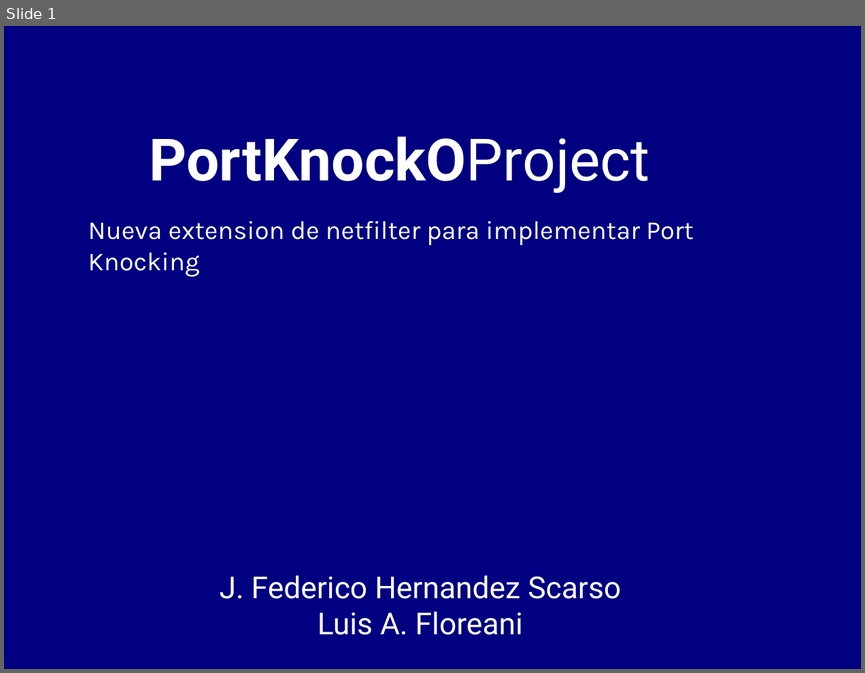
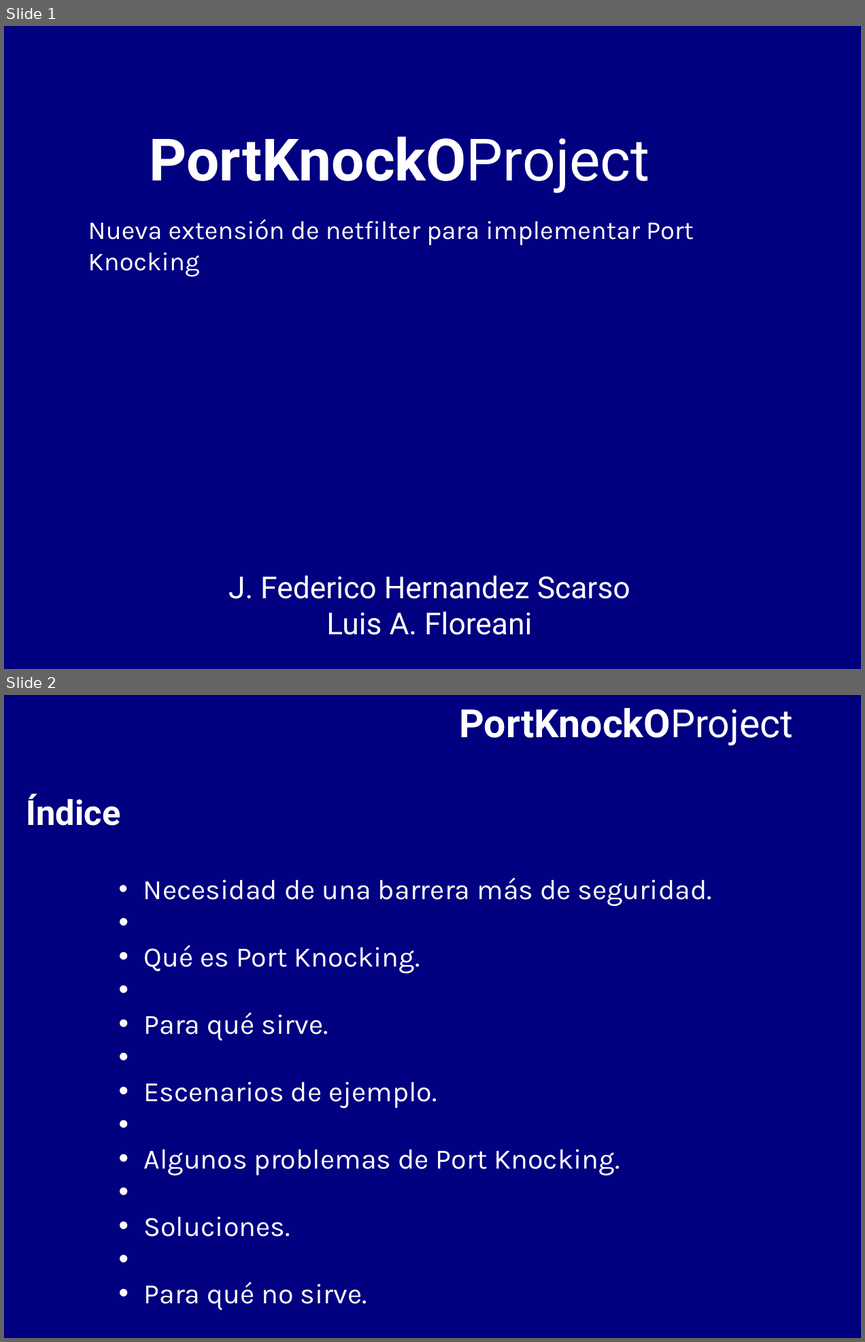
Before and after one commit to BackupTheBerlios/portknocko-svn, a slide deck: trunk/jornadas/jornadas.odp. Shown one above the other, each under a label of ours: slide 1 before the commit, slides 1 and 2 after it. The pictures are 865x673 and 865x1342 pixels, drawn with LibreOffice and Linux fonts; fonts in the diff are those of the drawing. Boxes give left, top, right and bottom in pixels: in the first picture for what was removed or moved away, otherwise in the second. Text is boxed around its words. In the diff, an @@ line names an element or a change of style, - is before the commit and + after.

```diff
--- a/trunk/jornadas/jornadas.odp
+++ b/trunk/jornadas/jornadas.odp
@@ slide 2 added at [4,695,861,1338], background #000080 @@
@@ text added at [459,708,793,746], 36 pt, text #FFFFFF, bold @@
+PortKnockOProject
@@ text added at [26,794,120,826], 32 pt, text #FFFFFF, bold @@
+Índice
@@ text added at [143,877,712,1310], 26 pt, text #FFFFFF @@
+• Necesidad de una barrera más de seguridad.
+• Qué es Port Knocking.
+• Para qué sirve.
+• Escenarios de ejemplo.
+• Algunos problemas de Port Knocking.
+• Soluciones.
+• Para qué no sirve.
@@ slide 1 changed as well @@
@@ text at [88,219,694,277]: text changed @@
-Nueva extension de netfilter para implementar Port Knocking
+Nueva extensión de netfilter para implementar Port Knocking
@@ text "J. Federico Hernandez Scarso": place and size @@
-text "J. Federico Hernandez Scarso" at [220,575,621,635]
+text "J. Federico Hernandez Scarso" at [228,575,630,635]
```
Also in this commit, not shown: 9 other slides changed.
